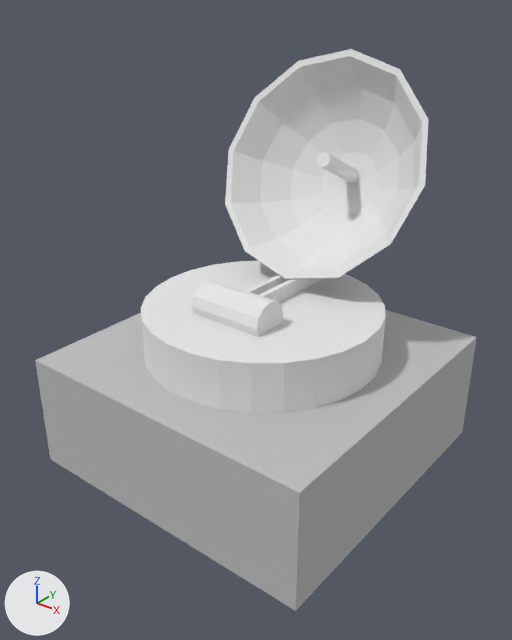
One commit to the Blender file blender/items/structures/Radar.blend: the scene before it, then after it.
Before and after are seen from a 50 mm lens placed at (9.85, -12.59, 8.88), pointed at (0.11, -0.41, 1.33). Every picture has the same lights, and +X, +Y and +Z are marked at lower left.

The scene before the commit, as lines of its bpy script (objects in view):
```python
mat_grundmat = diffuse_material('Grundmat')
mat_grundmat.base_color = (0.527, 0.527, 0.527)  # light grey #c0c0c0
me_cylinder = bpy.data.meshes.new('Cylinder')
me_cylinder.from_pydata(...)  # 54 vertices, 28 faces; spans x -2.99..2.99, y -2.98..3.0, z -0.77..0.77
me_cylinder.materials.append(mat_building_mat)  # its picture is missing
me_plane = bpy.data.meshes.new('Plane')
me_plane.from_pydata(...)  # 124 vertices, 90 faces; spans x -1.0..1.0, y -1.5..4.47, z -3.67..-0.07
me_plane.materials.append(mat_holding_mat)  # its picture is missing
me_plane_001 = bpy.data.meshes.new('Plane.001')
me_plane_001.from_pydata(...)  # a box spanning x -4.0..4.0, y -4.0..4.0, z -1.5..1.5
me_plane_001.materials.append(mat_grundmat)  # its picture is missing
me_sphere = bpy.data.meshes.new('Sphere')
me_sphere.from_pydata(...)  # 98 vertices, 108 faces; spans x -2.99..2.92, y 0.95..4.26, z -2.77..2.54
me_sphere.materials.append(mat_dish_mat)  # its picture is missing
ob_building = bpy.data.objects.new('Building', me_cylinder)
ob_building.location = (0.0, 0.0, 0.81)
ob_dish = bpy.data.objects.new('Dish', me_sphere)
ob_dish.location = (0.0, 0.0, 4.71)
ob_ground = bpy.data.objects.new('Ground', me_plane_001)
ob_ground.location = (0.0, 0.0, -1.16)
ob_holding = bpy.data.objects.new('Holding', me_plane)
ob_holding.location = (0.0, 0.0, 4.94)
```
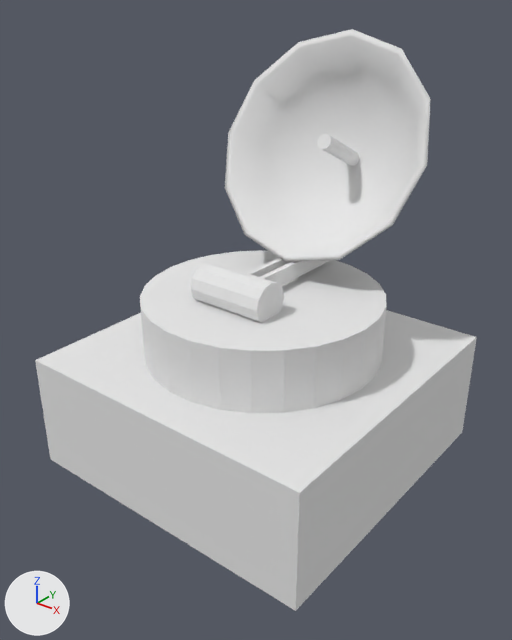
What differs and where, as boxes (x1, y1, x2, y2) in the pictures (512 x 640 px):
'Ground', recoloured: (35, 310, 477, 611) in both
'Dish', shading changed, moved: before (225, 49, 428, 279); after (225, 29, 431, 262)
'Building', rescaled (6% taller): before (141, 260, 385, 413); after (140, 250, 386, 413)
'Holding', moved: before (191, 152, 358, 336); after (191, 134, 360, 323)

The change, as a list of edits to the scene's bpy script:
```text
Change mat_grundmat:
    mat_grundmat.base_color: (0.527, 0.527, 0.527) -> (0.8, 0.8, 0.8)  # light grey #c0c0c0 -> white #e7e7e7
Change me_sphere:
    where me_sphere.from_pydata(...)  # 98 vertices, 108 faces; spans x -2.99..2.92, y 0.95..4.26, z -2.77..2.54
    used by ob_dish; location = (0.0, 0.0, 4.71)
    me_sphere part 1: all faces are now shaded smooth (108 of 108 changed)
Change ob_holding:
    ob_holding.location: (0.0, 0.0, 4.94) -> (0.0, 0.0, 5.4)
Change ob_building:
    ob_building.scale: (1.0, 1.0, 1.0) -> (1.0, 1.0, 1.39)
Change ob_dish:
    ob_dish.location: (0.0, 0.0, 4.71) -> (0.0, 0.0, 5.16)
```
